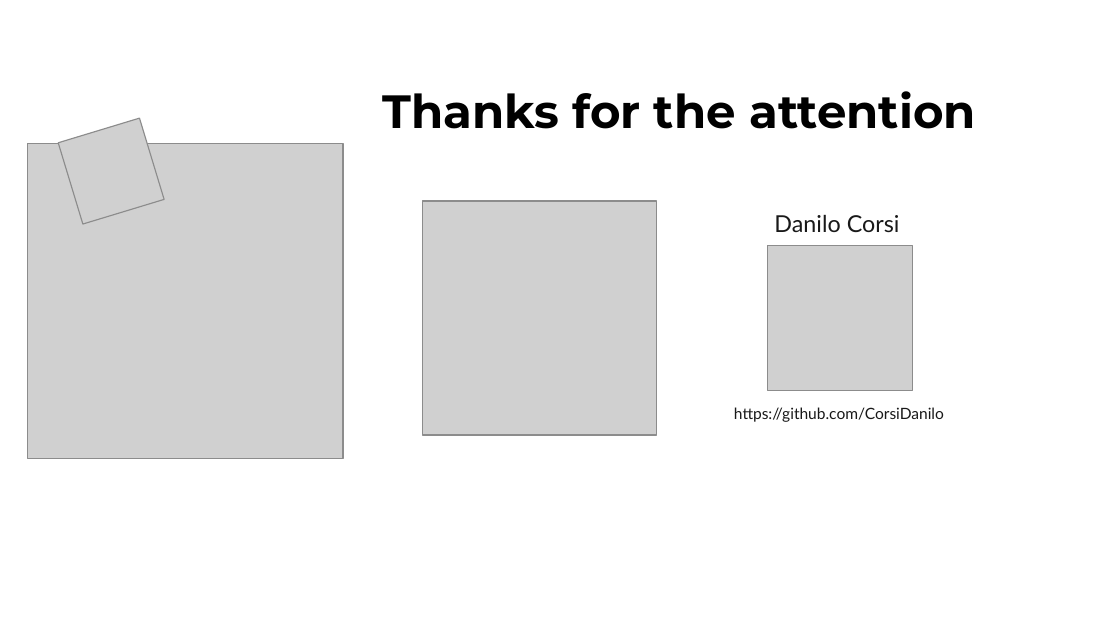
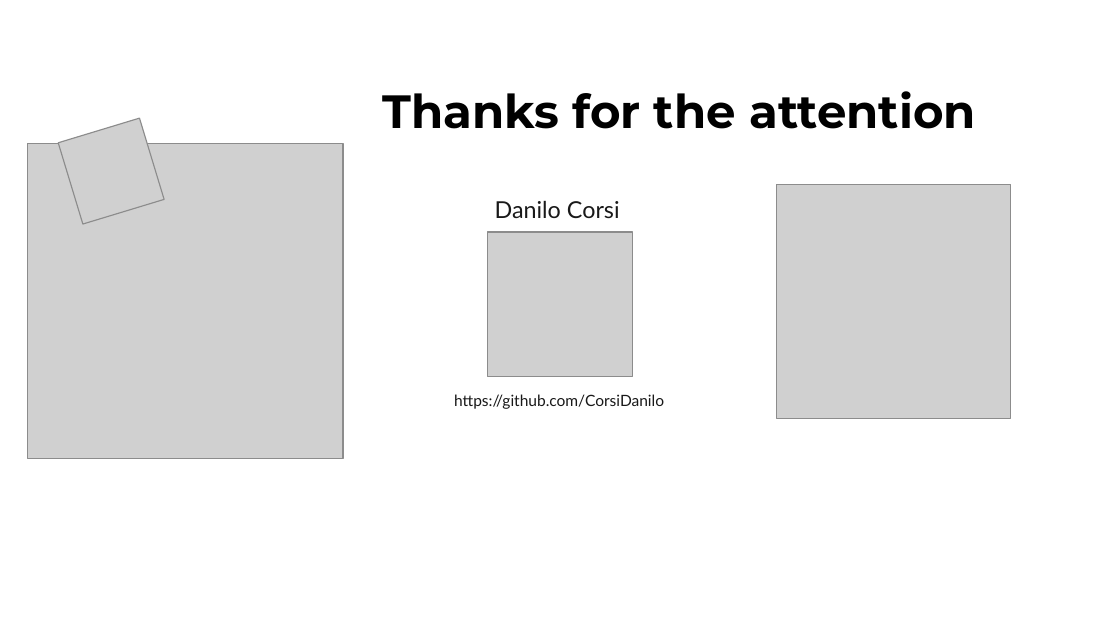
Before and after one commit to CorsiDanilo/bitcoin-price-prediction-with-pyspark, a slide deck: slide 40 of presentation/presentation.pptx. Drawn at 1120x630 pixels with LibreOffice and Linux fonts; fonts in the diff are those of the drawing; grey boxes stand for pictures. Boxes give left, top, right and bottom in pixels: in the first picture for what was removed or moved away, otherwise in the second. Text is boxed around its words. In the diff, an @@ line names an element or a change of style, - is before the commit and + after.

```diff
--- a/presentation/presentation.pptx
+++ b/presentation/presentation.pptx
@@ picture: place and size @@
-picture at (423,202,657,436)
+picture at (777,185,1011,419)
@@ 2 texts, 1 picture: place and size @@
-2 texts, 1 picture at (734,215,944,422)
+2 texts, 1 picture at (454,201,664,409)
```
Also in this commit, not shown: 4 other slides changed, 2 other files.
